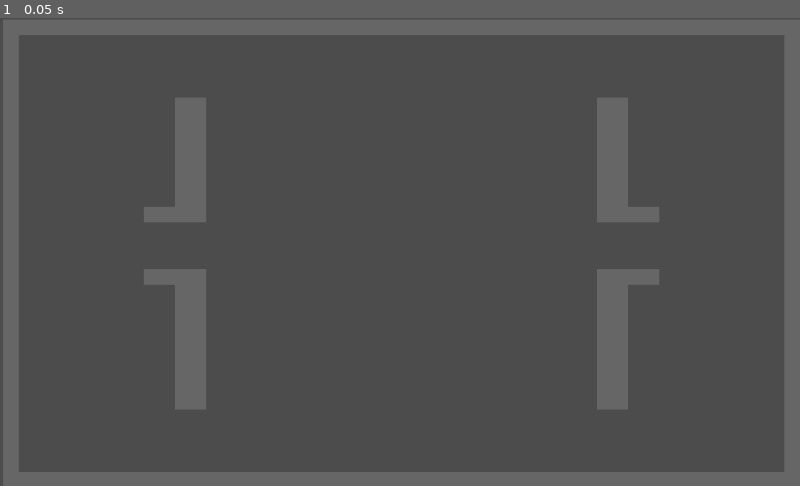
Above: before the commit, frame 1.
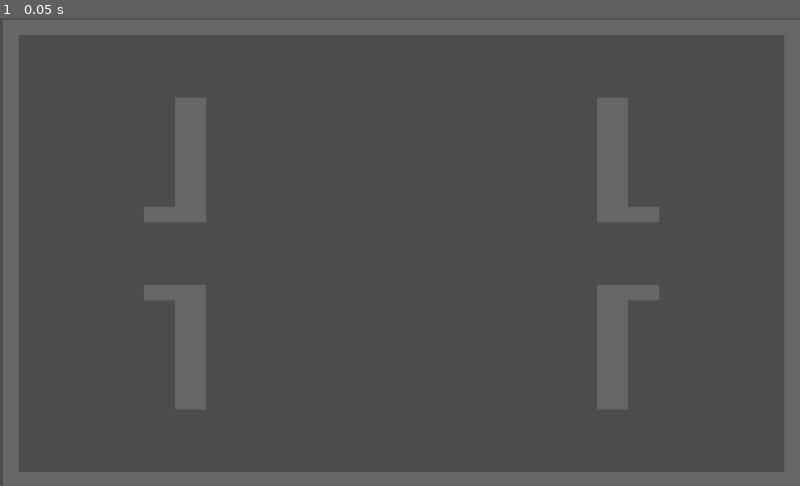
Above: after the commit, the same moment.

Repository: glitchcore/pick-the-lock
Game: Godot game, scene res://Scenes/LockTest.tscn
The game is run twice, just before and just after one commit, with the same random seed, the same clock (stepped at 60 frames per second) and the same inputs. The project has no main scene, so this scene is started directly.
Inputs:
- Up to frame 1 (0.05 s): no input

The runs differ from the first frame. In frame 1, 0.7% of the frame differs, in the area x 18-83%, y 53-61%.

Commit message:
wtf

Diff:
--- a/Scenes/LockTest.tscn
+++ b/Scenes/LockTest.tscn
@@ -35,4 +35,4 @@
 tile_set = SubResource( 2 )
 cell_size = Vector2( 20, 20 )
 format = 1
-tile_data = PoolIntArray( 0, 0, 0, 1, 0, 0, 2, 0, 0, 3, 0, 0 …(1367 unchanged characters)…  0, 0, 983090, 0, 0, 1048576, 0, 0, 1048585, 0, 0, 1048586, 0, 0, 1048587, 0, 0, 1048588, 0, 0, 1048614, 0, 0, 1048615, 0, 0, 1048616, 0, 0, 1048617, 0, 0, 1048626, 0, 0, 1114112, 0, 0, 1114123, 0, 0, 1114124, 0, 0, 1114150, 0, 0, 1114151, 0, 0, 1114162, 0, 0, 1179648, 0, 0, 11 …(1498 unchanged characters)…
+tile_data = PoolIntArray( 0, 0, 0, 1, 0, 0, 2, 0, 0, 3, 0, 0 …(1367 unchanged characters)…  0, 0, 983090, 0, 0, 1048576, 0, 0, 1048626, 0, 0, 1114112, 0, 0, 1114121, 0, 0, 1114122, 0, 0, 1114123, 0, 0, 1114124, 0, 0, 1114150, 0, 0, 1114151, 0, 0, 1114152, 0, 0, 1114153, 0, 0, 1114162, 0, 0, 1179648, 0, 0, 11 …(1498 unchanged characters)…
